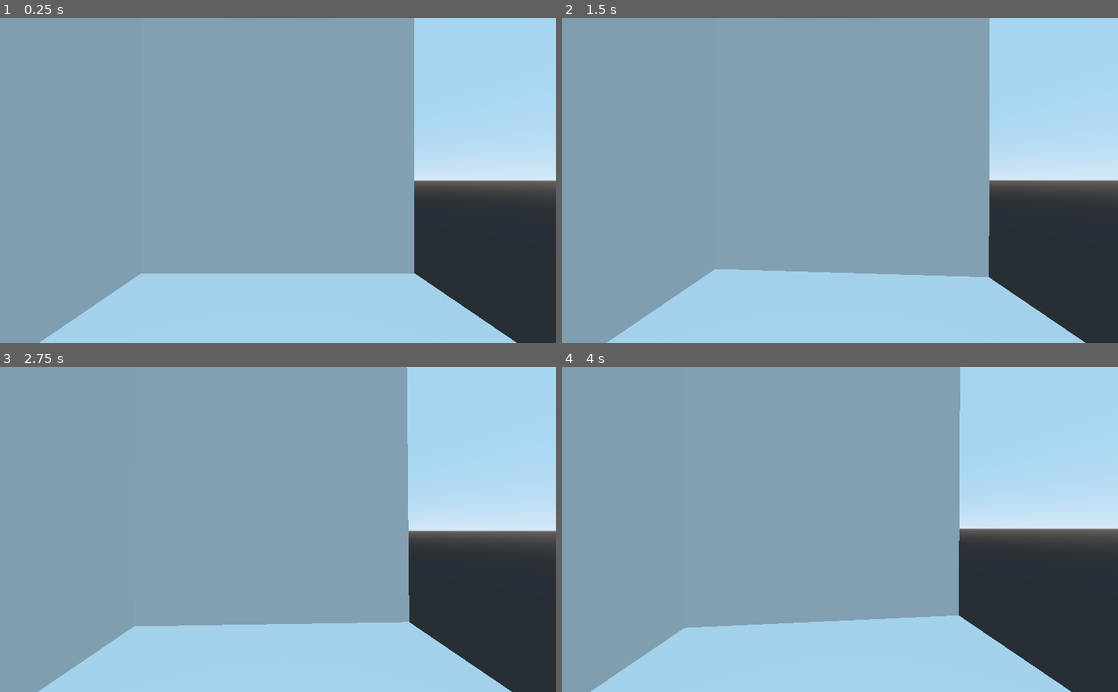
Above: before the commit, frames 1-4 (two rows, left to right).
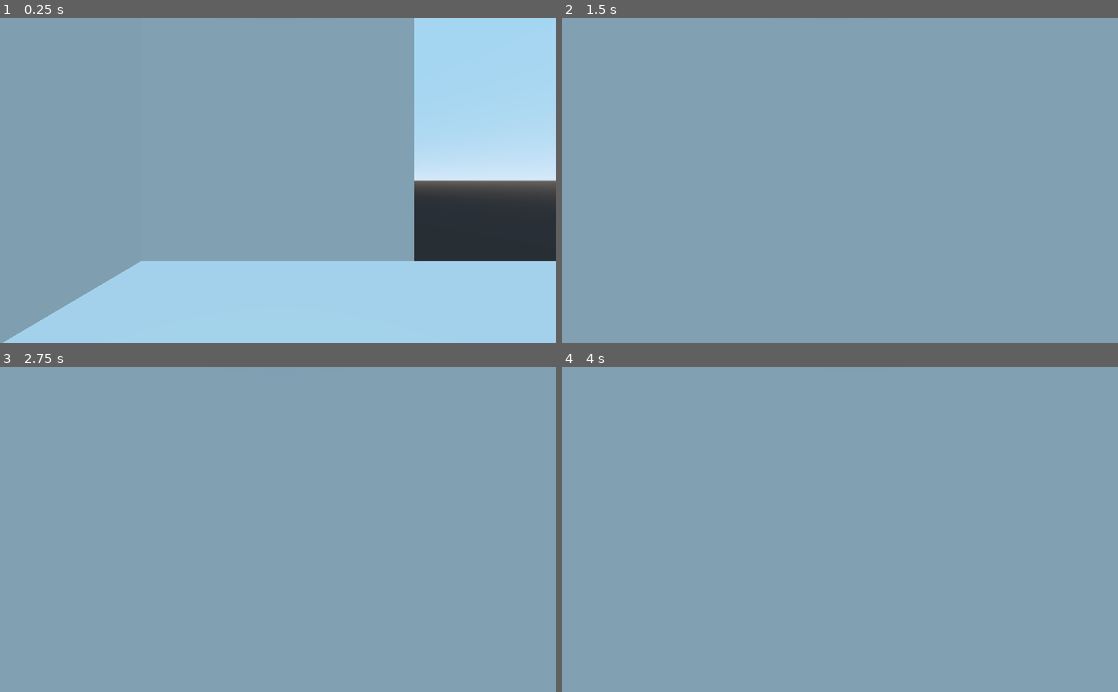
Above: after the commit, the same moments.

Repository: zwazel/krunker-clone
Game: Godot game, scene res://scenes/world.tscn
Same seed, same stepped clock (60 frames per second), same inputs: the game is played once before the commit and once after it.
Inputs (mouse positions are in pixels of both pictures, inside the frame that each line leads up to):
- Up to frame 1 (0.25 s): no input
- Up to frame 2 (1.5 s): tap Enter at 0.5 s; move the mouse to (867, 180) at 0.52 s; hold Shift (sprint, bound only after the commit) 0.53-1.28 s; hold W (moveForward) from 0.53 s (still down); tap Space (jump, bound only after the commit) at 0.77, 0.8, 1.07, 1.25, 1.35 s; move the mouse to (812, 180) at 1.27 s
- Up to frame 3 (2.75 s): keep holding W (moveForward); tap Space (jump, bound only after the commit) at 1.52, 1.82, 2.3 s; tap Shift (sprint, bound only after the commit) at 1.55 s; tap Enter at 2 s; move the mouse to (289, 523) at 2.02 s; hold Shift (sprint, bound only after the commit) from 2.03 s (still down)
- Up to frame 4 (4 s): keep holding W (moveForward); tap Space (jump, bound only after the commit) at 2.75, 3.02, 3.32, 3.6, 3.77 s; move the mouse to (834, 536) at 2.77 s; release Shift (sprint, bound only after the commit) at 2.78 s; tap Shift (sprint, bound only after the commit) at 2.85 s; tap Enter at 3.5 s; move the mouse to (878, 532) at 3.52 s

The runs differ from the first frame. In frame 1, 7.5% of the frame differs, in the area x 0-100%, y 74-100%; in frame 2, 36%; in frame 3, 39%; in frame 4, 41%, in the area x 5-100%, y 0-100%.

Commit message:
yes, movement
and bigger world lol

Diff:
--- a/godot-project/project.godot
+++ b/godot-project/project.godot
@@ -45,6 +45,16 @@
 "events": [ Object(InputEventKey,"resource_local_to_scene":false,"resource_name":"","device":0,"alt":false,"shift":false,"control":false,"meta":false,"command":false,"pressed":false,"scancode":68,"unicode":0,"echo":false,"script":null)
  ]
 }
+sprint={
+"deadzone": 0.5,
+"events": [ Object(InputEventKey,"resource_local_to_scene":false,"resource_name":"","device":0,"alt":false,"shift":false,"control":false,"meta":false,"command":false,"pressed":false,"scancode":16777237,"unicode":0,"echo":false,"script":null)
+ ]
+}
+jump={
+"deadzone": 0.5,
+"events": [ Object(InputEventKey,"resource_local_to_scene":false,"resource_name":"","device":0,"alt":false,"shift":false,"control":false,"meta":false,"command":false,"pressed":false,"scancode":32,"unicode":0,"echo":false,"script":null)
+ ]
+}
 
 [rendering]
 
--- a/godot-project/scenes/world.tscn
+++ b/godot-project/scenes/world.tscn
@@ -5,13 +5,208 @@
 
 [node name="world" type="Spatial"]
 
-[node name="floor1" parent="." instance=ExtResource( 1 )]
-
-[node name="floo2" parent="." instance=ExtResource( 1 )]
-transform = Transform( -4.37114e-08, -1, 0, 1, -4.37114e-08, 0, 0, 0, 1, 5, 5, 0 )
-
-[node name="floor3" parent="." instance=ExtResource( 1 )]
-transform = Transform( 1, 0, 0, 0, -4.37114e-08, 1, 0, -1, -4.37114e-08, 0, 5, 5 )
-
 [node name="KinematicBody" parent="." instance=ExtResource( 2 )]
 transform = Transform( 1, 0, 0, 0, 1, 0, 0, 0, 1, 0, 2, 0 )
+
+[node name="environment" type="Node" parent="."]
+
+[node name="floors" type="Node" parent="environment"]
+
+[node name="floor1" parent="environment/floors" instance=ExtResource( 1 )]
+
+[node name="floor2" parent="environment/floors" instance=ExtResource( 1 )]
+transform = Transform( 1, 0, 0, 0, 1, 0, 0, 0, 1, 0, 0, -10 )
+
+[node name="floor3" parent="environment/floors" instance=ExtResource( 1 )]
+transform = Transform( 1, 0, 0, 0, 1, 0, 0, 0, 1, -10, 0, -10 )
+
+[node name="floor4" parent="environment/floors" instance=ExtResource( 1 )]
+transform = Transform( 1, 0, 0, 0, 1, 0, 0, 0, 1, -10, 0, 0 )
+
+[node name="floor5" parent="environment/floors" instance=ExtResource( 1 )]
+transform = Transform( 1, 0, 0, 0, 1, 0, 0, 0, 1, 0, 0, -20 )
+
+[node name="floor6" parent="environment/floors" instance=ExtResource( 1 )]
+transform = Transform( 1, 0, 0, 0, 1, 0, 0, 0, 1, 0, 0, -30 )
+
+[node name="floor7" parent="environment/floors" instance=ExtResource( 1 )]
+transform = Transform( 1, 0, 0, 0, 1, 0, 0, 0, 1, -10, 0, -30 )
+
+[node name="floor8" parent="environment/floors" instance=ExtResource( 1 )]
+transform = Transform( 1, 0, 0, 0, 1, 0, 0, 0, 1, -10, 0, -20 )
+
+[node name="floor9" parent="environment/floors" instance=ExtResource( 1 )]
+transform = Transform( 1, 0, 0, 0, 1, 0, 0, 0, 1, -20, 0, -20 )
+
+[node name="floor10" parent="environment/floors" instance=ExtResource( 1 )]
+transform = Transform( 1, 0, 0, 0, 1, 0, 0, 0, 1, -20, 0, -30 )
+
+[node name="floor11" parent="environment/floors" instance=ExtResource( 1 )]
+transform = Transform( 1, 0, 0, 0, 1, 0, 0, 0, 1, -30, 0, -30 )
+
+[node name="floor12" parent="environment/floors" instance=ExtResource( 1 )]
+transform = Transform( 1, 0, 0, 0, 1, 0, 0, 0, 1, -30, 0, -20 )
+
+[node name="floor13" parent="environment/floors" instance=ExtResource( 1 )]
+transform = Transform( 1, 0, 0, 0, 1, 0, 0, 0, 1, -20, 0, 0 )
+
+[node name="floor14" parent="environment/floors" instance=ExtResource( 1 )]
+transform = Transform( 1, 0, 0, 0, 1, 0, 0, 0, 1, -20, 0, -10 )
+
+[node name="floor15" parent="environment/floors" instance=ExtResource( 1 )]
+transform = Transform( 1, 0, 0, 0, 1, 0, 0, 0, 1, -30, 0, -10 )
+
+[node name="floor16" parent="environment/floors" instance=ExtResource( 1 )]
+transform = Transform( 1, 0, 0, 0, 1, 0, 0, 0, 1, -30, 0, 0 )
+
+[node name="floor17" parent="environment/floors" instance=ExtResource( 1 )]
+transform = Transform( 1, 0, 0, 0, 1, 0, 0, 0, 1, 0, 0, -40 )
+
+[node name="floor18" parent="environment/floors" instance=ExtResource( 1 )]
+transform = Transform( 1, 0, 0, 0, 1, 0, 0, 0, 1, 0, 0, -50 )
+
+[node name="floor19" parent="environment/floors" instance=ExtResource( 1 )]
+transform = Transform( 1, 0, 0, 0, 1, 0, 0, 0, 1, -10, 0, -50 )
+
+[node name="floor20" parent="environment/floors" instance=ExtResource( 1 )]
+transform = Transform( 1, 0, 0, 0, 1, 0, 0, 0, 1, -10, 0, -40 )
+
+[node name="floor21" parent="environment/floors" instance=ExtResource( 1 )]
+transform = Transform( 1, 0, 0, 0, 1, 0, 0, 0, 1, 0, 0, -60 )
+
+[node name="floor22" parent="environment/floors" instance=ExtResource( 1 )]
+transform = Transform( 1, 0, 0, 0, 1, 0, 0, 0, 1, 0, 0, -70 )
+
+[node name="floor23" parent="environment/floors" instance=ExtResource( 1 )]
+transform = Transform( 1, 0, 0, 0, 1, 0, 0, 0, 1, -10, 0, -70 )
+
+[node name="floor24" parent="environment/floors" instance=ExtResource( 1 )]
+transform = Transform( 1, 0, 0, 0, 1, 0, 0, 0, 1, -10, 0, -60 )
+
+[node name="floor25" parent="environment/floors" instance=ExtResource( 1 )]
+transform = Transform( 1, 0, 0, 0, 1, 0, 0, 0, 1, -20, 0, -60 )
+
+[node name="floor26" parent="environment/floors" instance=ExtResource( 1 )]
+transform = Transform( 1, 0, 0, 0, 1, 0, 0, 0, 1, -20, 0, -70 )
+
+[node name="floor27" parent="environment/floors" instance=ExtResource( 1 )]
+transform = Transform( 1, 0, 0, 0, 1, 0, 0, 0, 1, -30, 0, -70 )
+
+[node name="floor28" parent="environment/floors" instance=ExtResource( 1 )]
+transform = Transform( 1, 0, 0, 0, 1, 0, 0, 0, 1, -30, 0, -60 )
+
+[node name="floor29" parent="environment/floors" instance=ExtResource( 1 )]
+transform = Transform( 1, 0, 0, 0, 1, 0, 0, 0, 1, -20, 0, -40 )
+
+[node name="floor30" parent="environment/floors" instance=ExtResource( 1 )]
+transform = Transform( 1, 0, 0, 0, 1, 0, 0, 0, 1, -20, 0, -50 )
+
+[node name="floor31" parent="environment/floors" instance=ExtResource( 1 )]
+transform = Transform( 1, 0, 0, 0, 1, 0, 0, 0, 1, -30, 0, -50 )
+
+[node name="floor32" parent="environment/floors" instance=ExtResource( 1 )]
+transform = Transform( 1, 0, 0, 0, 1, 0, 0, 0, 1, -30, 0, -40 )
+
+[node name="floor33" parent="environment/floors" instance=ExtResource( 1 )]
+transform = Transform( 1, 0, 0, 0, 1, 0, 0, 0, 1, -40, 0, -40 )
+
+[node name="floor34" parent="environment/floors" instance=ExtResource( 1 )]
+transform = Transform( 1, 0, 0, 0, 1, 0, 0, 0, 1, -40, 0, -50 )
+
+[node name="floor35" parent="environment/floors" instance=ExtResource( 1 )]
+transform = Transform( 1, 0, 0, 0, 1, 0, 0, 0, 1, -50, 0, -50 )
+
+[node name="floor36" parent="environment/floors" instance=ExtResource( 1 )]
+transform = Transform( 1, 0, 0, 0, 1, 0, 0, 0, 1, -50, 0, -40 )
+
+[node name="floor37" parent="environment/floors" instance=ExtResource( 1 )]
+transform = Transform( 1, 0, 0, 0, 1, 0, 0, 0, 1, -40, 0, -60 )
+
+[node name="floor38" parent="environment/floors" instance=ExtResource( 1 )]
+transform = Transform( 1, 0, 0, 0, 1, 0, 0, 0, 1, -40, 0, -70 )
+
+[node name="floor39" parent="environment/floors" instance=ExtResource( 1 )]
+transform = Transform( 1, 0, 0, 0, 1, 0, 0, 0, 1, -50, 0, -70 )
+
+[node name="floor40" parent="environment/floors" instance=ExtResource( 1 )]
+transform = Transform( 1, 0, 0, 0, 1, 0, 0, 0, 1, -50, 0, -60 )
+
+[node name="floor41" parent="environment/floors" instance=ExtResource( 1 )]
+transform = Transform( 1, 0, 0, 0, 1, 0, 0, 0, 1, -60, 0, -60 )
+
+[node name="floor42" parent="environment/floors" instance=ExtResource( 1 )]
+transform = Transform( 1, 0, 0, 0, 1, 0, 0, 0, 1, -60, 0, -70 )
+
+[node name="floor43" parent="environment/floors" instance=ExtResource( 1 )]
+transform = Transform( 1, 0, 0, 0, 1, 0, 0, 0, 1, -70, 0, -70 )
+
+[node name="floor44" parent="environment/floors" instance=ExtResource( 1 )]
+transform = Transform( 1, 0, 0, 0, 1, 0, 0, 0, 1, -70, 0, -60 )
+
+[node name="floor45" parent="environment/floors" instance=ExtResource( 1 )]
+transform = Transform( 1, 0, 0, 0, 1, 0, 0, 0, 1, -60, 0, -40 )
+
+[node name="floor46" parent="environment/floors" instance=ExtResource( 1 )]
+transform = Transform( 1, 0, 0, 0, 1, 0, 0, 0, 1, -60, 0, -50 )
+
+[node name="floor47" parent="environment/floors" instance=ExtResource( 1 )]
+transform = Transform( 1, 0, 0, 0, 1, 0, 0, 0, 1, -70, 0, -50 )
+
+[node name="floor48" parent="environment/floors" instance=ExtResource( 1 )]
+transform = Transform( 1, 0, 0, 0, 1, 0, 0, 0, 1, -70, 0, -40 )
+
+[node name="floor49" parent="environment/floors" instance=ExtResource( 1 )]
+transform = Transform( 1, 0, 0, 0, 1, 0, 0, 0, 1, -40, 0, 0 )
+
+[node name="floor50" parent="environment/floors" instance=ExtResource( 1 )]
+transform = Transform( 1, 0, 0, 0, 1, 0, 0, 0, 1, -40, 0, -10 )
+
+[node name="floor51" parent="environment/floors" instance=ExtResource( 1 )]
+transform = Transform( 1, 0, 0, 0, 1, 0, 0, 0, 1, -50, 0, -10 )
+
+[node name="floor52" parent="environment/floors" instance=ExtResource( 1 )]
+transform = Transform( 1, 0, 0, 0, 1, 0, 0, 0, 1, -50, 0, 0 )
+
+[node name="floor53" parent="environment/floors" instance=ExtResource( 1 )]
+transform = Transform( 1, 0, 0, 0, 1, 0, 0, 0, 1, -40, 0, -20 )
+
+[node name="floor54" parent="environment/floors" instance=ExtResource( 1 )]
+transform = Transform( 1, 0, 0, 0, 1, 0, 0, 0, 1, -40, 0, -30 )
+
+[node name="floor55" parent="environment/floors" instance=ExtResource( 1 )]
+transform = Transform( 1, 0, 0, 0, 1, 0, 0, 0, 1, -50, 0, -30 )
+
+[node name="floor56" parent="environment/floors" instance=ExtResource( 1 )]
+transform = Transform( 1, 0, 0, 0, 1, 0, 0, 0, 1, -50, 0, -20 )
+
+[node name="floor57" parent="environment/floors" instance=ExtResource( 1 )]
+transform = Transform( 1, 0, 0, 0, 1, 0, 0, 0, 1, -60, 0, -20 )
+
+[node name="floor58" parent="environment/floors" instance=ExtResource( 1 )]
+transform = Transform( 1, 0, 0, 0, 1, 0, 0, 0, 1, -60, 0, -30 )
+
+[node name="floor59" parent="environment/floors" instance=ExtResource( 1 )]
+transform = Transform( 1, 0, 0, 0, 1, 0, 0, 0, 1, -70, 0, -30 )
+
+[node name="floor60" parent="environment/floors" instance=ExtResource( 1 )]
+transform = Transform( 1, 0, 0, 0, 1, 0, 0, 0, 1, -70, 0, -20 )
+
+[node name="floor61" parent="environment/floors" instance=ExtResource( 1 )]
+transform = Transform( 1, 0, 0, 0, 1, 0, 0, 0, 1, -60, 0, 0 )
+
+[node name="floor62" parent="environment/floors" instance=ExtResource( 1 )]
+transform = Transform( 1, 0, 0, 0, 1, 0, 0, 0, 1, -60, 0, -10 )
+
+[node name="floor63" parent="environment/floors" instance=ExtResource( 1 )]
+transform = Transform( 1, 0, 0, 0, 1, 0, 0, 0, 1, -70, 0, -10 )
+
+[node name="floor64" parent="environment/floors" instance=ExtResource( 1 )]
+transform = Transform( 1, 0, 0, 0, 1, 0, 0, 0, 1, -70, 0, 0 )
+
+[node name="walls" type="Node" parent="environment"]
+
+[node name="wall1" parent="environment/walls" instance=ExtResource( 1 )]
+transform = Transform( -4.37114e-08, -1, 0, 1, -4.37114e-08, 0, 0, 0, 1, 5, 5, 0 )
+
+[node name="wall2" parent="environment/walls" instance=ExtResource( 1 )]
+transform = Transform( 1, 0, 0, 0, -4.37114e-08, 1, 0, -1, -4.37114e-08, 0, 5, 5 )
--- a/godot-project/scripts/player/player.gd
+++ b/godot-project/scripts/player/player.gd
@@ -4,13 +4,13 @@
 export(int) var maxSpeed = 6;
 export(int) var maxSprintSpeed = 10;
 export(int) var jumpSpeed = 8;
-export(int) var accel = 3;
+export(int) var defaultAccel = 3;
 export(int) var accelSprint = 6;
-
 export(int) var deAccel = 10;
 
 export(int) var maxLookUp = 70;
 export(int) var maxLookDown = 70;
+export(float) var maxSlopeAngle = 40;
 
 export(NodePath) var head;
 
@@ -47,7 +47,66 @@
 	processMovement(delta);
 
 func processInput():
-	pass
+	input_walking() # get the input for basic movement
+	jump_sprint_crouch() # get the input for jumping, sprinting and crouching
+
+func input_walking():
+	var cam_xform = head.get_global_transform()
+
+	dir = Vector3() # set dir to an empty Vector3, dir is our direction the player intends to move towards
+	var input_movement_vector = Vector2()
+
+	if Input.is_action_pressed("moveForward"):
+		input_movement_vector.y += 1
+	if Input.is_action_pressed("moveBackwards"):
+		input_movement_vector.y -= 1
+	if Input.is_action_pressed("moveLeft"):
+		input_movement_vector.x -= 1
+	if Input.is_action_pressed("moveRight"):
+		input_movement_vector.x += 1
+
+	input_movement_vector = input_movement_vector.normalized()
+
+	dir += -cam_xform.basis.z * input_movement_vector.y # Forwards/Backwards
+	dir += cam_xform.basis.x * input_movement_vector.x # Left/Right
+
+func jump_sprint_crouch():
+	# Jump
+	if is_on_floor(): # Check if we're on the floor, if we are, we can jump
+		if Input.is_action_just_pressed("jump"):
+			vel.y = jumpSpeed # Set the y axis of our vel(ocity) to jump_speed
+
+	# Sprinting
+	if Input.is_action_pressed("sprint"): # if button is pressed
+		# dont crouch and sprint
+		isSprinting = true # sprint
+	else: # if button is not pressed
+		isSprinting = false # don't sprint
 
 func processMovement(delta):
-	pass
+	dir.y = 0
+	dir = dir.normalized()
+	vel.y += delta * gravity # apply gravity
+	var hvel = vel # horizontal velocity
+	hvel.y = 0
+	var target = dir
+
+	if isSprinting: # sprint speed
+		target *= maxSprintSpeed
+	else: # normal / Walk speed
+		target *= maxSpeed
+
+	var accel # final accelaration
+	if dir.dot(hvel) > 0: # check if we're moving on the x and z axis (y is 0)
+		if isSprinting: # if we're moving and sprinting
+			accel = accelSprint # set accel to our sprint accel
+		else: # if we're not sprinting
+			accel = defaultAccel # normal/walk accel
+	else: # if we're not moving, start deaccalerating
+		accel = deAccel # slow down
+
+	hvel = hvel.linear_interpolate(target, accel * delta) # interpolate the horizontal velocity
+	vel.x = hvel.x # set the velocity to the interpolated horizontal velocity
+	vel.z = hvel.z
+	vel = move_and_slide(vel, Vector3(0, 1, 0), 0.05, 4, deg2rad(maxSlopeAngle)) # move
+	# deg2rad = degrees converted to radians
